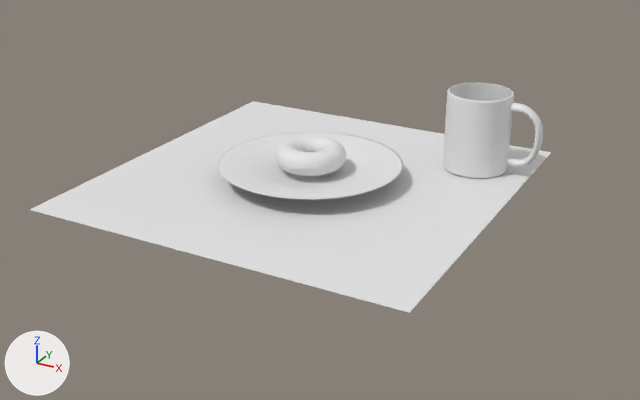
The Blender file utb-2017/blender/donut/donut.blend: old version first, new version second.
Camera for both pictures: a 50 mm lens placed at (17.0, -30.1, 14.2), pointed at (0.8, -0.7, -0.5). Every picture has the same lights, and +X, +Y and +Z are marked at lower left. Materials are left out; every surface is plain grey.
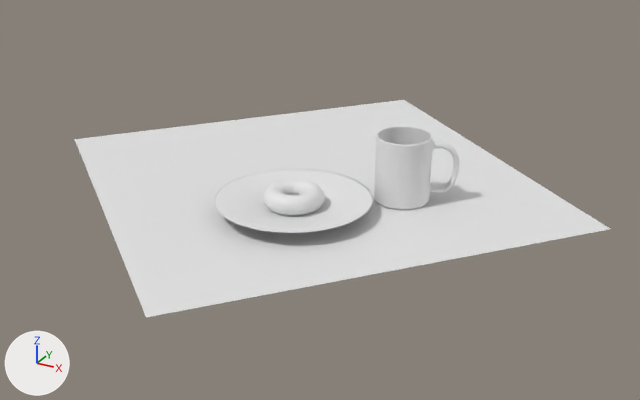
What differs and where, as boxes (x1, y1, x2, y2) in the pictures (640 x 400 px):
'Plane', turned, rescaled: before (29, 101, 551, 313); after (75, 100, 610, 317)
'Cylinder.001', moved, rescaled (14% narrower): before (217, 132, 403, 199); after (214, 169, 373, 233)
'Cylinder', moved, turned, rescaled: before (443, 83, 543, 178); after (374, 127, 459, 209)

What changed in the scene script:
```text
Change ob_plane:
    ob_plane.rotation_euler: (0.0, 0.0, 0.0) -> (0.0, 0.0, 0.874)  # degrees (0, 0, 0) -> degrees (0, 0, 50)
    ob_plane.scale: (8.0, 8.0, 8.0) -> (8.61, 8.61, 8.61)
Change ob_cylinder:
    ob_cylinder.location: (5.6, 4.57, 1.72) -> (4.23, -0.13, 1.36)
    ob_cylinder.rotation_euler: (0.0, 0.0, 0.0) -> (0.0, 0.0, 0.471)  # degrees (0, 0, 0) -> degrees (0, 0, 27)
    ob_cylinder.scale: (1.0, 1.0, 1.0) -> (0.787, 0.787, 0.787)
Change ob_cylinder_001:
    ob_cylinder_001.location: (0.0, 0.0, 0.6) -> (1.12, -3.28, 0.48)
    ob_cylinder_001.scale: (1.0, 1.0, 1.0) -> (0.787, 0.787, 0.787)
```
